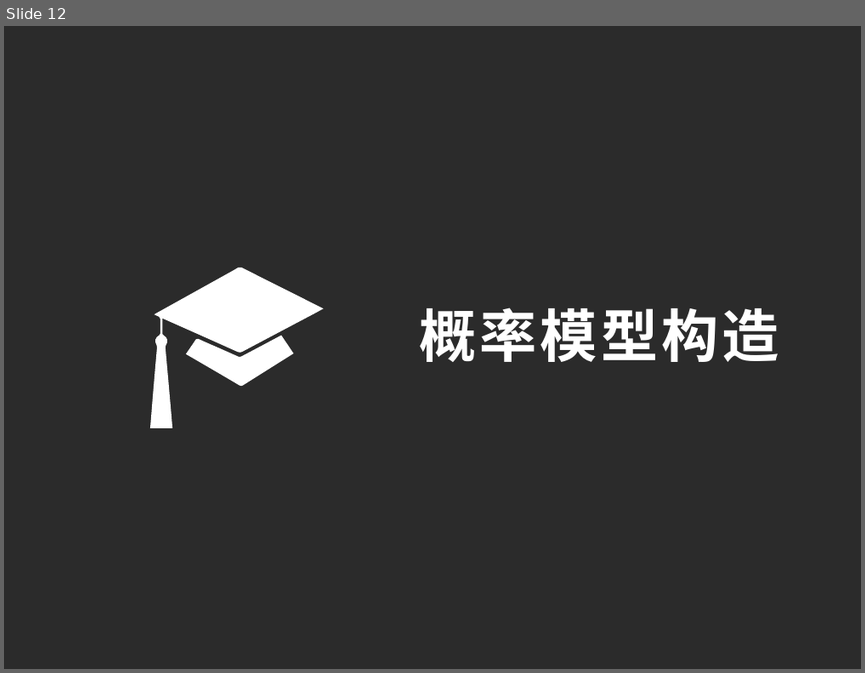
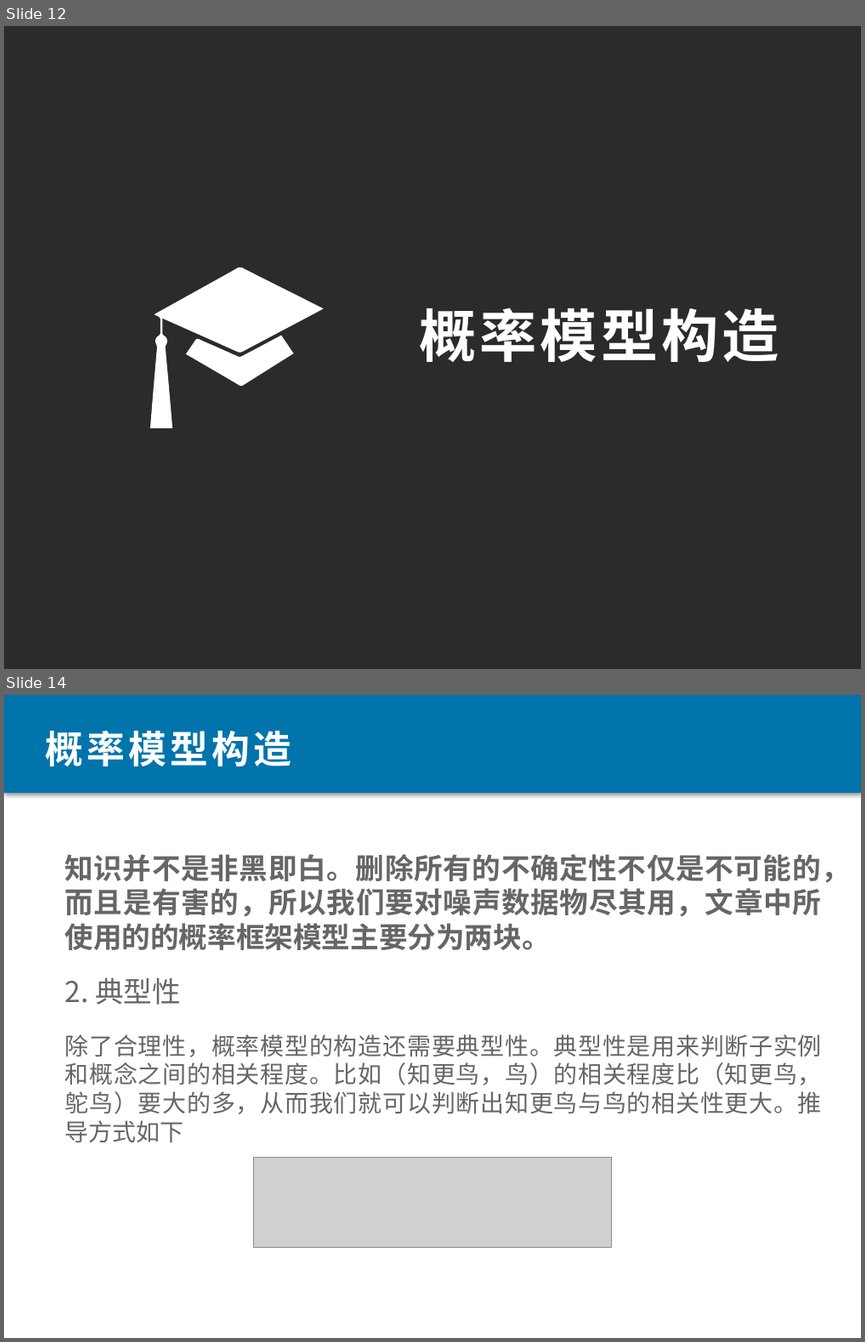
Before and after one commit to liusen1208/nju_project, a slide deck: 语义网/PPT素材精选-论文答辩模板04.pptx. Shown one above the other, each under a label of ours: slide 12 before the commit, slides 12 and 14 after it; the slides between them are not shown. The pictures are 865x673 and 865x1342 pixels, drawn with LibreOffice and Linux fonts; fonts in the diff are those of the drawing; grey boxes stand for pictures; background and template pictures are left out; a plain dark background stands for a picture behind light text. Boxes give left, top, right and bottom in pixels: in the first picture for what was removed or moved away, otherwise in the second. Text is boxed around its words. In the diff, an @@ line names an element or a change of style, - is before the commit and + after.

```diff
--- a/语义网/PPT素材精选-论文答辩模板04.pptx
+++ b/语义网/PPT素材精选-论文答辩模板04.pptx
@@ slide 14 added at [4,695,861,1338], background picture (left out) @@
@@ rectangle added at [4,695,861,793], fill #0174AB @@
@@ text added at [46,730,292,766], 32 pt, text #FFFFFF, bold @@
+概率模型构造
@@ text added at [65,854,850,950], 24 pt, text #666666, bold @@
+知识并不是非黑即白。删除所有的不确定性不仅是不可能的，而且是有害的，所以我们要对噪声数据物尽其用，文章中所使用的的概率框架模型主要分为两块。
@@ text added at [65,977,822,1142], 20 pt, text #666666 @@
+2. 典型性
+除了合理性，概率模型的构造还需要典型性。典型性是用来判断子实例和概念之间的相关程度。比如（知更鸟，鸟）的相关程度比（知更鸟，鸵鸟）要大的多，从而我们就可以判断出知更鸟与鸟的相关性更大。推导方式如下
@@ picture added at [253,1157,612,1247] @@
```
Also in this commit, not shown: 2 slides changed.
